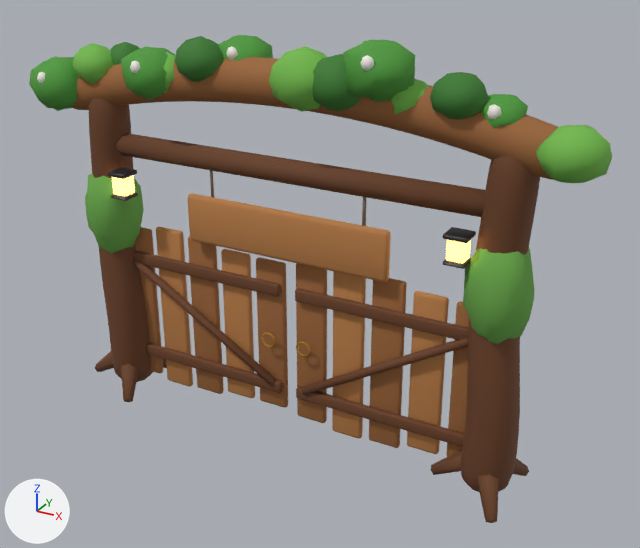
Renders of the glTF model assets/models/prop_forest_gate_v02.glb from each side of a commit.
Before and after are seen from a camera (50 mm lens) standing at (4.45, -7.41, 5.64) and looking at (0.34, 0.07, 1.9). Every picture has the same lights, and +X, +Y and +Z are marked at lower left. The first picture is the older version. Vertices at exactly the same position are counted once.

The first picture shows 'prop_forest_gate_v02'.
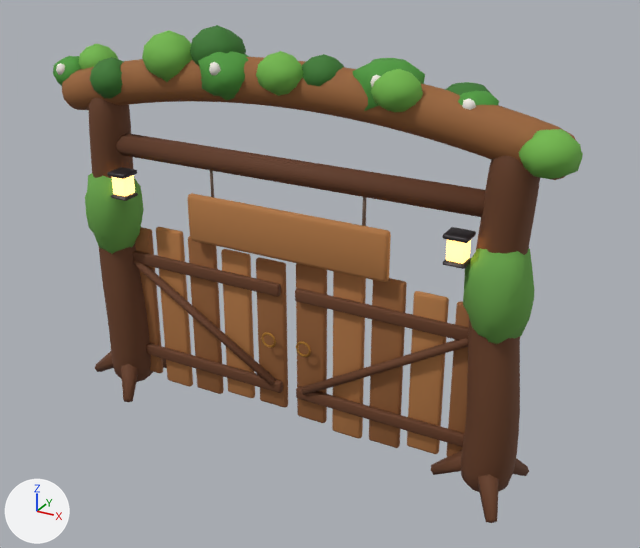
The change, as a list of edits to the scene's bpy script:
```text
Change mat_prop_forest_gate_v02_body:
    add n5 = _N.new('ShaderNodeMix'); n5.name = 'Mix'
    add n5.data_type = 'RGBA'
    add n5.blend_type = 'MULTIPLY'
    add n5.inputs[0].default_value = 1.0  # 'Factor'
    add n6 = _N.new('ShaderNodeVertexColor'); n6.name = 'Color Attribute'
    where n2 = _N.new('ShaderNodeTexImage'); n2.name = 'Image Texture'
    where n0 = _N.new('ShaderNodeBsdfPrincipled'); n0.name = 'Principled BSDF'
    remove _L.new(n2.outputs[0], n0.inputs[0])  # 'Color' to 'Base Color'
    add _L.new(n5.outputs[2], n0.inputs[0])  # 'Result' to 'Base Color'
    add _L.new(n6.outputs[0], n5.inputs[7])  # 'Color' to 'B'
    add _L.new(n2.outputs[0], n5.inputs[6])  # 'Color' to 'A'
Change me_prop_forest_gate_v02:
    remove me_prop_forest_gate_v02.from_pydata(...)  # 4100 vertices, 7976 faces; spans x -3.18..3.17, y -0.53..0.53, z -0.1..4.38
    add me_prop_forest_gate_v02.from_pydata(...)  # 4100 vertices, 7976 faces; spans x -3.04..2.93, y -0.53..0.53, z -0.1..4.37
    me_prop_forest_gate_v02 part 1: the loose piece of 52 vertices spanning x -3.18..-2.47, y -0.45..0.22, z 3.33..3.9 is scaled about its middle by 0.647, then moved by (0.02, 0.18, 0.09)
    me_prop_forest_gate_v02 part 2: the loose piece of 20 vertices spanning x -2.89..-2.75, y -0.44..-0.36, z 3.65..3.79 is moved by (0.02, 0.28, 0.05)
    me_prop_forest_gate_v02 part 3: the loose piece of 52 vertices spanning x -2.59..-2.08, y -0.32..0.16, z 3.66..4.09 is scaled about its middle by 0.921, then moved by (-0.18, 0.24, -0.03)
    me_prop_forest_gate_v02 part 4: the loose piece of 52 vertices spanning x -2.32..-1.84, y -0.08..0.37, z 3.7..4.09 is scaled about its middle by 1.11, then moved by (0.01, -0.24, -0.15)
    me_prop_forest_gate_v02 part 5: the loose piece of 52 vertices spanning x -1.86..-1.21, y -0.45..0.21, z 3.59..4.12 is scaled about its middle by 0.729, then moved by (-0.14, 0.3, -0.04)
    me_prop_forest_gate_v02 part 6: the loose piece of 20 vertices spanning x -1.6..-1.46, y -0.42..-0.33, z 3.88..4.02 is moved by (-0.14, 0.37, -0.07)
    me_prop_forest_gate_v02 part 7: the loose piece of 52 vertices spanning x -1.61..-1.12, y -0.31..0.14, z 3.68..4.07 is scaled about its middle by 1.26, then moved by (0.04, 0.01, 0.17)
    me_prop_forest_gate_v02 part 8: the loose piece of 52 vertices spanning x -1.19..-0.62, y -0.37..0.16, z 3.82..4.27 is scaled about its middle by 1.05, then moved by (0.11, 0.14, 0.08)
    me_prop_forest_gate_v02 part 9: the loose piece of 52 vertices spanning x -0.87..-0.28, y -0.13..0.48, z 3.79..4.26 is moved by (-0.03, -0.26, -0.11)
    me_prop_forest_gate_v02 part 10: the loose piece of 20 vertices spanning x -0.64..-0.5, y -0.1..-0.01, z 4.05..4.19 is moved by (-0.03, -0.26, -0.11)
    me_prop_forest_gate_v02 part 11: the loose piece of 52 vertices spanning x -0.09..0.66, y -0.46..0.22, z 3.68..4.27 is scaled about its middle by 0.689, then moved by (-0.23, -0.05, 0.03)
    me_prop_forest_gate_v02 part 12: the loose piece of 52 vertices spanning x 0.32..0.99, y -0.42..0.2, z 3.7..4.23 is scaled about its middle by 0.699, then moved by (-0.22, 0.08, 0.04)
    me_prop_forest_gate_v02 part 13: the loose piece of 52 vertices spanning x 0.73..1.4, y -0.49..0.22, z 3.85..4.38 is scaled about its middle by 1.03, then moved by (0.0, 0.22, -0.21)
    me_prop_forest_gate_v02 part 14: the loose piece of 20 vertices spanning x 1.0..1.14, y -0.44..-0.35, z 4.15..4.29 is moved by (0.0, 0.21, -0.2)
    me_prop_forest_gate_v02 part 15: the loose piece of 52 vertices spanning x 1.09..1.57, y -0.25..0.2, z 3.68..4.06 is moved by (-0.08, -0.13, 0.09)
    me_prop_forest_gate_v02 part 16: the loose piece of 52 vertices spanning x 1.56..2.08, y -0.36..0.13, z 3.76..4.17 is scaled about its middle by 1.13, then moved by (-0.03, 0.28, -0.17)
    me_prop_forest_gate_v02 part 17: the loose piece of 52 vertices spanning x 1.92..2.39, y -0.22..0.27, z 3.61..3.98 is scaled about its middle by 0.907, then moved by (-0.24, 0.03, 0.02)
    me_prop_forest_gate_v02 part 18: the loose piece of 20 vertices spanning x 2.08..2.22, y -0.2..-0.11, z 3.8..3.94 is moved by (-0.24, 0.04, 0.01)
    me_prop_forest_gate_v02 part 19: the loose piece of 52 vertices spanning x 2.55..3.17, y -0.47..0.14, z 3.36..3.85 is scaled about its middle by 0.858, then moved by (-0.19, 0.01, -0.03)
```

Changed parts and their boxes (x1, y1, x2, y2) in the pictures (640 x 548 px; the box of a moved part takes in the faces that stretch with it):
'prop_forest_gate_v02', recoloured, reshaped (9% narrower)
    before: (29, 35, 612, 523)
    after: (53, 25, 583, 523)
part 1 of me_prop_forest_gate_v02, moved or reshaped
    before: (29, 56, 79, 111)
    after: (53, 56, 81, 86)
part 2 of me_prop_forest_gate_v02, moved or reshaped
    before: (37, 72, 45, 83)
    after: (56, 63, 65, 75)
part 3 of me_prop_forest_gate_v02, moved or reshaped
    before: (72, 43, 113, 85)
    after: (79, 44, 118, 69)
part 4 of me_prop_forest_gate_v02, moved or reshaped
    before: (110, 42, 140, 65)
    after: (89, 57, 124, 99)
part 5 of me_prop_forest_gate_v02, moved or reshaped (not visible afterwards)
    before: (121, 46, 176, 100)
part 6 of me_prop_forest_gate_v02, moved or reshaped (not visible afterwards)
    before: (130, 61, 140, 73)
part 7 of me_prop_forest_gate_v02, moved or reshaped
    before: (164, 52, 175, 94)
    after: (142, 30, 193, 82)
part 8 of me_prop_forest_gate_v02, moved or reshaped
    before: (175, 36, 225, 82)
    after: (190, 25, 246, 65)
part 9 of me_prop_forest_gate_v02, moved or reshaped
    before: (218, 35, 273, 61)
    after: (198, 51, 249, 100)
part 10 of me_prop_forest_gate_v02, moved or reshaped
    before: (226, 46, 238, 60)
    after: (209, 62, 221, 76)
part 11 of me_prop_forest_gate_v02, moved or reshaped
    before: (269, 46, 327, 112)
    after: (256, 51, 303, 96)
part 12 of me_prop_forest_gate_v02, moved or reshaped
    before: (312, 54, 360, 111)
    after: (302, 54, 344, 86)
part 13 of me_prop_forest_gate_v02, moved or reshaped
    before: (343, 40, 415, 102)
    after: (352, 58, 425, 111)
part 14 of me_prop_forest_gate_v02, moved or reshaped
    before: (361, 55, 374, 71)
    after: (370, 75, 381, 87)
part 15 of me_prop_forest_gate_v02, moved or reshaped
    before: (391, 79, 429, 114)
    after: (371, 69, 423, 112)
part 16 of me_prop_forest_gate_v02, moved or reshaped
    before: (430, 72, 488, 119)
    after: (445, 82, 489, 95)
part 17 of me_prop_forest_gate_v02, moved or reshaped
    before: (481, 94, 528, 128)
    after: (458, 91, 499, 105)
part 18 of me_prop_forest_gate_v02, moved or reshaped
    before: (487, 104, 502, 119)
    after: (462, 99, 476, 110)
part 19 of me_prop_forest_gate_v02, moved or reshaped
    before: (536, 125, 612, 183)
    after: (519, 129, 583, 179)
